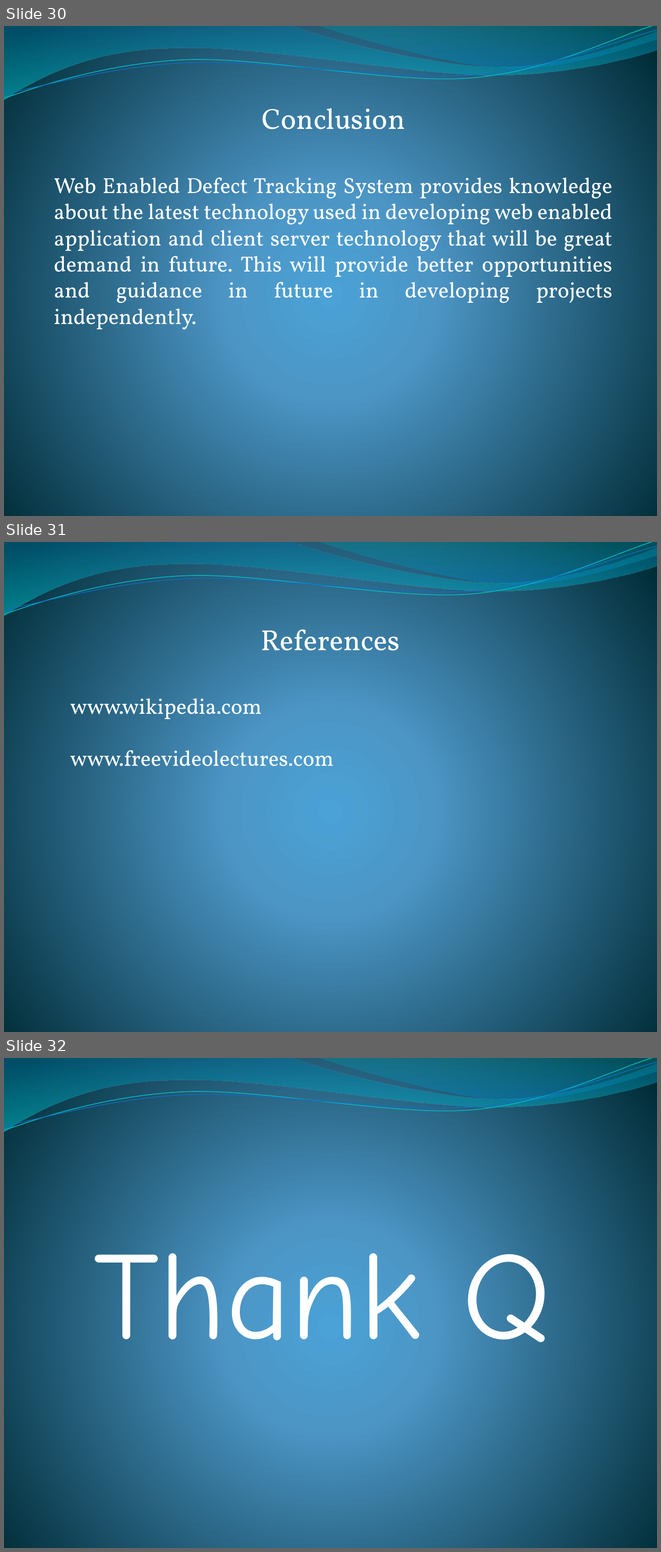
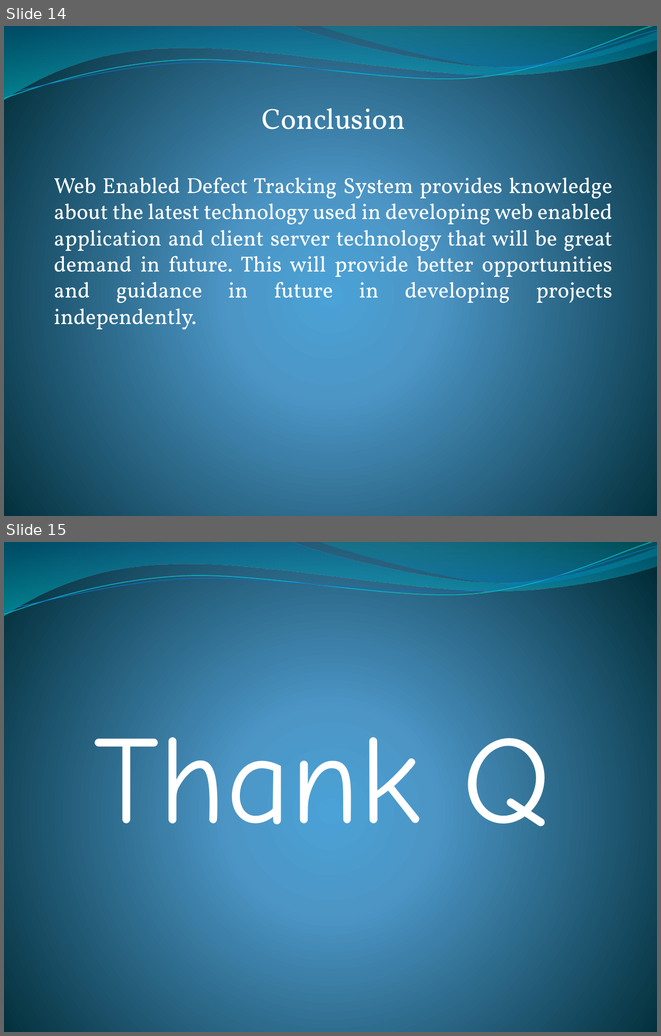
Before and after one commit to ramimhossain12/Bug-Tracking-System, a slide deck: Presentation/DEFECT TRACKING SYSTEM.pptx. Shown one above the other, each under a label of ours: slides 30, 31 and 32 before the commit, slides 14 and 15 after it. The pictures are 661x1552 and 661x1036 pixels, drawn with LibreOffice and Linux fonts; fonts in the diff are those of the drawing. Boxes give left, top, right and bottom in pixels: in the first picture for what was removed or moved away, otherwise in the second. Text is boxed around its words. In the diff, an @@ line names an element or a change of style, - is before the commit and + after.

```diff
--- a/Presentation/DEFECT TRACKING SYSTEM.pptx
+++ b/Presentation/DEFECT TRACKING SYSTEM.pptx
@@ slide 31 removed at bbox=[4, 542, 657, 1032], background gradient #4AA0D6 to #4C98C7 to #002C38; not listed: 4 template elements that a slide beside it also shows @@
@@ text removed at bbox=[261, 629, 399, 651] @@
-References
@@ text removed at bbox=[70, 693, 334, 776] @@
-www.wikipedia.com
-www.freevideolectures.com
@@ what was slide 30 is now slide 14 @@
@@ what was slide 32 is now slide 15 @@
```
Also in this commit, not shown: 1 slide changed, 16 other slides removed, 15 other files.
